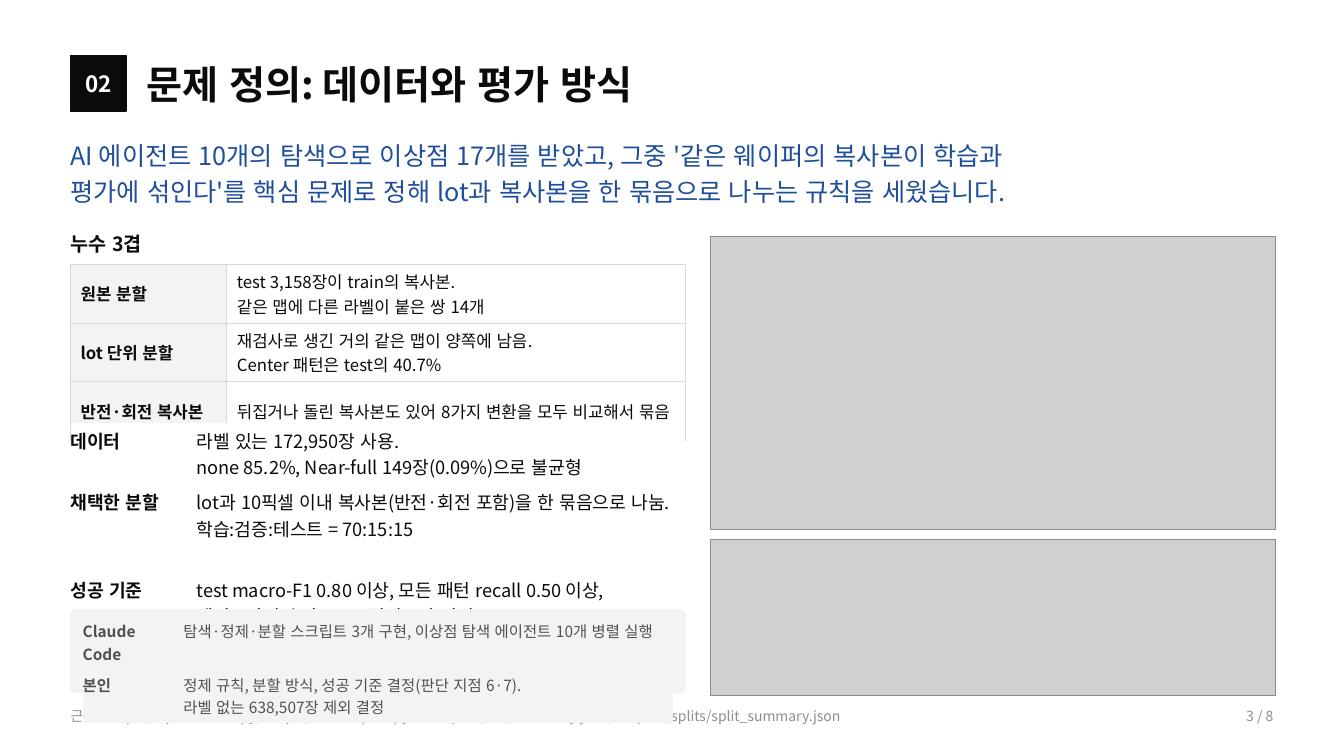
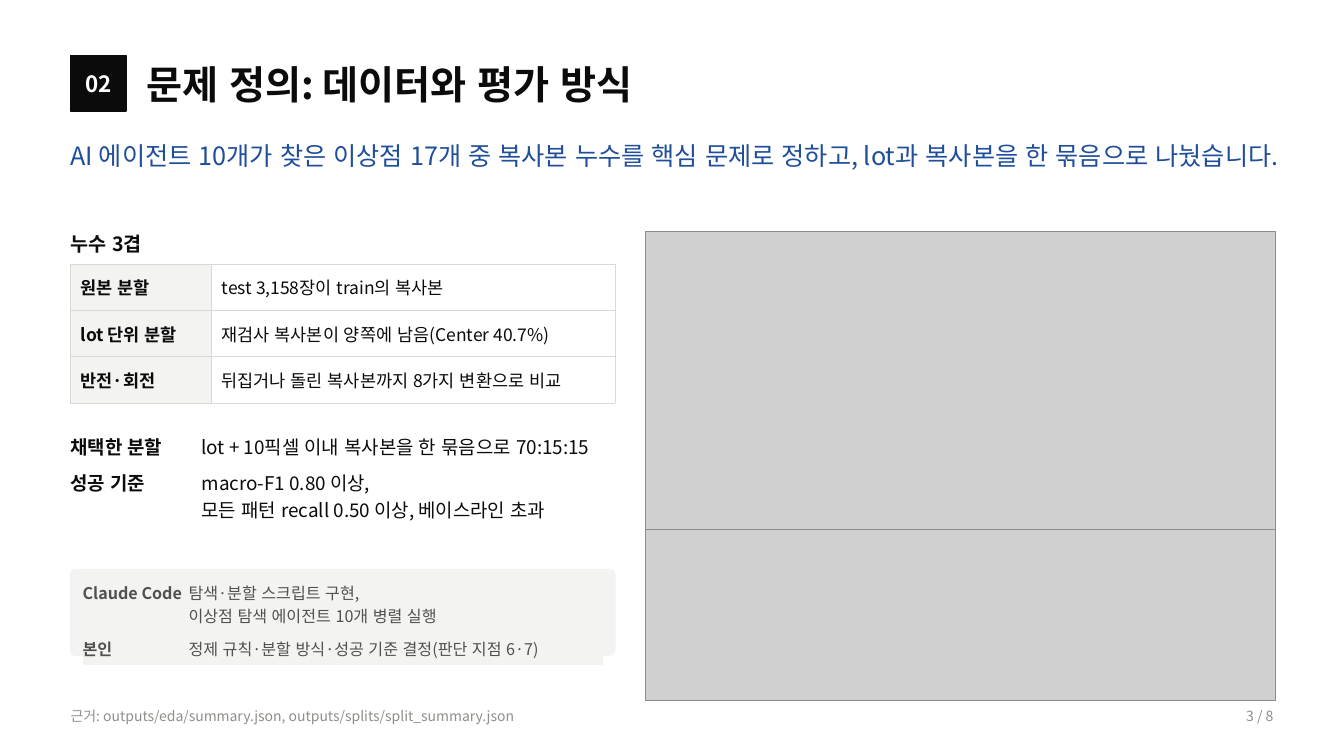
Before and after one commit to sl2ver/wm811k-wafer-defect-classification, a slide deck: slide 3 of portfolio/portfolio.pptx. Drawn at 1344x756 pixels with LibreOffice and Linux fonts; fonts in the diff are those of the drawing; grey boxes stand for pictures. Boxes give left, top, right and bottom in pixels: in the first picture for what was removed or moved away, otherwise in the second. Text is boxed around its words. In the diff, an @@ line names an element or a change of style, - is before the commit and + after.

```diff
--- a/portfolio/portfolio.pptx
+++ b/portfolio/portfolio.pptx
@@ text at (71, 144, 1279, 170): text changed @@
-AI 에이전트 10개의 탐색으로 이상점 17개를 받았고, 그중 '같은 웨이퍼의 복사본이 학습과
-평가에 섞인다'를 핵심 문제로 정해 lot과 복사본을 한 묶음으로 나누는 규칙을 세웠습니다.
+AI 에이전트 10개가 찾은 이상점 17개 중 복사본 누수를 핵심 문제로 정하고, lot과 복사본을 한 묶음으로 나눴습니다.
@@ picture: place and size @@
-picture at (711, 237, 1275, 529)
+picture at (645, 232, 1275, 555)
@@ table at (71, 264, 615, 393) @@
-row 1, column 2: test 3,158장이 train의 복사본. 같은 맵에 다른 라벨이 붙은 쌍 14개
+row 1, column 2: test 3,158장이 train의 복사본
-row 2, column 2: 재검사로 생긴 거의 같은 맵이 양쪽에 남음. Center 패턴은 test의 40.7%
+row 2, column 2: 재검사 복사본이 양쪽에 남음(Center 40.7%)
-row 3, column 1: 반전·회전 복사본
+row 3, column 1: 반전·회전
-row 3, column 2: 뒤집거나 돌린 복사본도 있어 8가지 변환을 모두 비교해서 묶음
+row 3, column 2: 뒤집거나 돌린 복사본까지 8가지 변환으로 비교
@@ size 12 to 12.5 pt in "원본 분할", "lot 단위 분할" @@
@@ table: place and size @@
-table at (71, 264, 686, 424)
+table at (71, 264, 615, 393)
@@ table at (71, 429, 615, 529) @@
-row 1: 데이터 | 라벨 있는 172,950장 사용. none 85.2%, Near-full 149장(0.09%)으로 불균형
-row 2: 채택한 분할 | lot과 10픽셀 이내 복사본(반전·회전 포함)을 한 묶음으로 나눔. 학습:검증:테스트 = 70:15:15
-row 3: 성공 기준 | test macro-F1 0.80 이상, 모든 패턴 recall 0.50 이상, 베이스라인 초과. 95% 신뢰구간 병기
+row 1: 채택한 분할 | lot + 10픽셀 이내 복사본을 한 묶음으로 70:15:15
+row 2: 성공 기준 | macro-F1 0.80 이상, 모든 패턴 recall 0.50 이상, 베이스라인 초과
@@ table: place and size @@
-table at (71, 423, 686, 633)
+table at (71, 429, 615, 529)
@@ picture: place and size @@
-picture at (711, 539, 1275, 696)
+picture at (645, 529, 1275, 701)
@@ rounded rectangle: place and size @@
-rounded rectangle at (71, 610, 686, 693)
+rounded rectangle at (71, 570, 615, 655)
@@ rounded rectangle at (71, 570, 615, 655): proportions changed @@
@@ table at (83, 577, 603, 678) @@
-row 1, column 2: 탐색·정제·분할 스크립트 3개 구현, 이상점 탐색 에이전트 10개 병렬 실행
+row 1, column 2: 탐색·분할 스크립트 구현, 이상점 탐색 에이전트 10개 병렬 실행
-row 2, column 2: 정제 규칙, 분할 방식, 성공 기준 결정(판단 지점 6·7). 라벨 없는 638,507장 제외 결정
+row 2, column 2: 정제 규칙·분할 방식·성공 기준 결정(판단 지점 6·7)
@@ size 11 to 11.5 pt in "Claude Code", "본인" @@
@@ table: place and size @@
-table at (83, 616, 674, 720)
+table at (83, 577, 603, 678)
@@ text at (71, 709, 514, 724): text changed @@
-근거: scripts/explore_data.py, scripts/make_splits.py → outputs/eda/summary.json, outputs/splits/split_summary.json
+근거: outputs/eda/summary.json, outputs/splits/split_summary.json
```
Also in this commit, not shown: 6 other slides changed, 15 other files.
